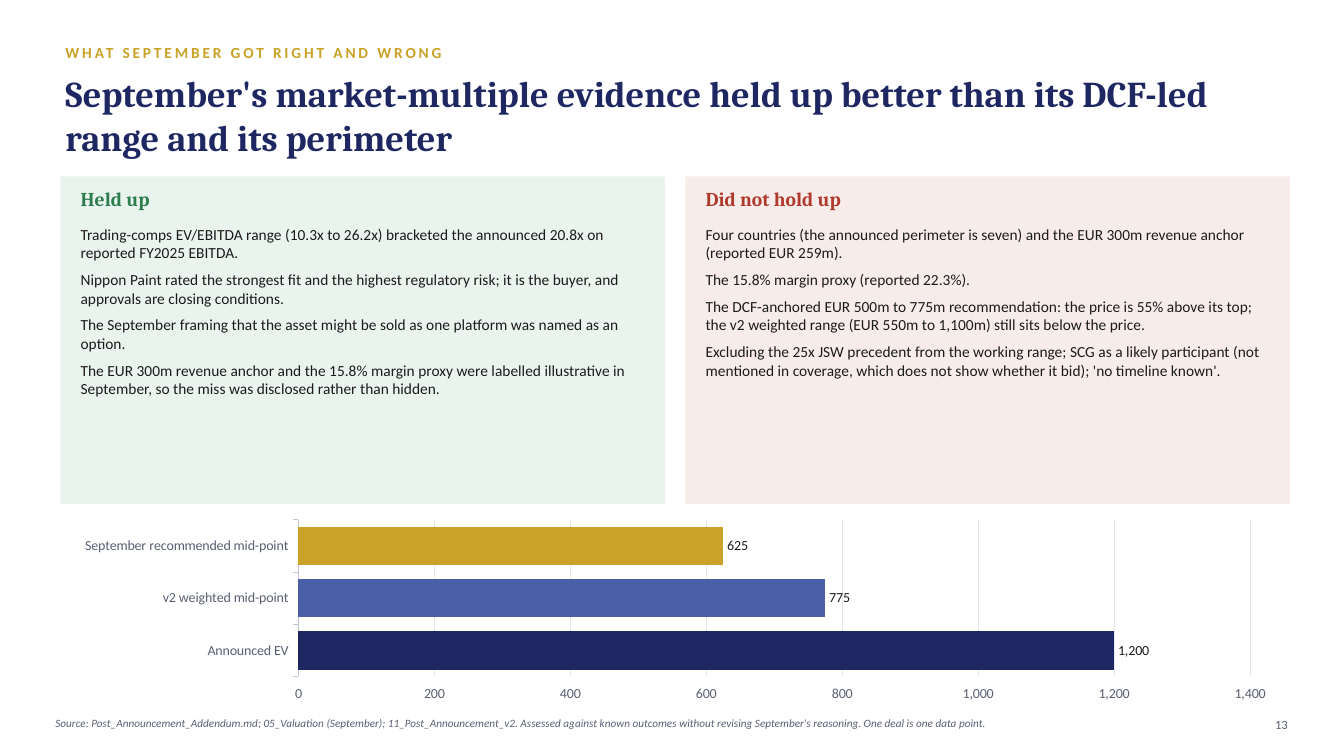
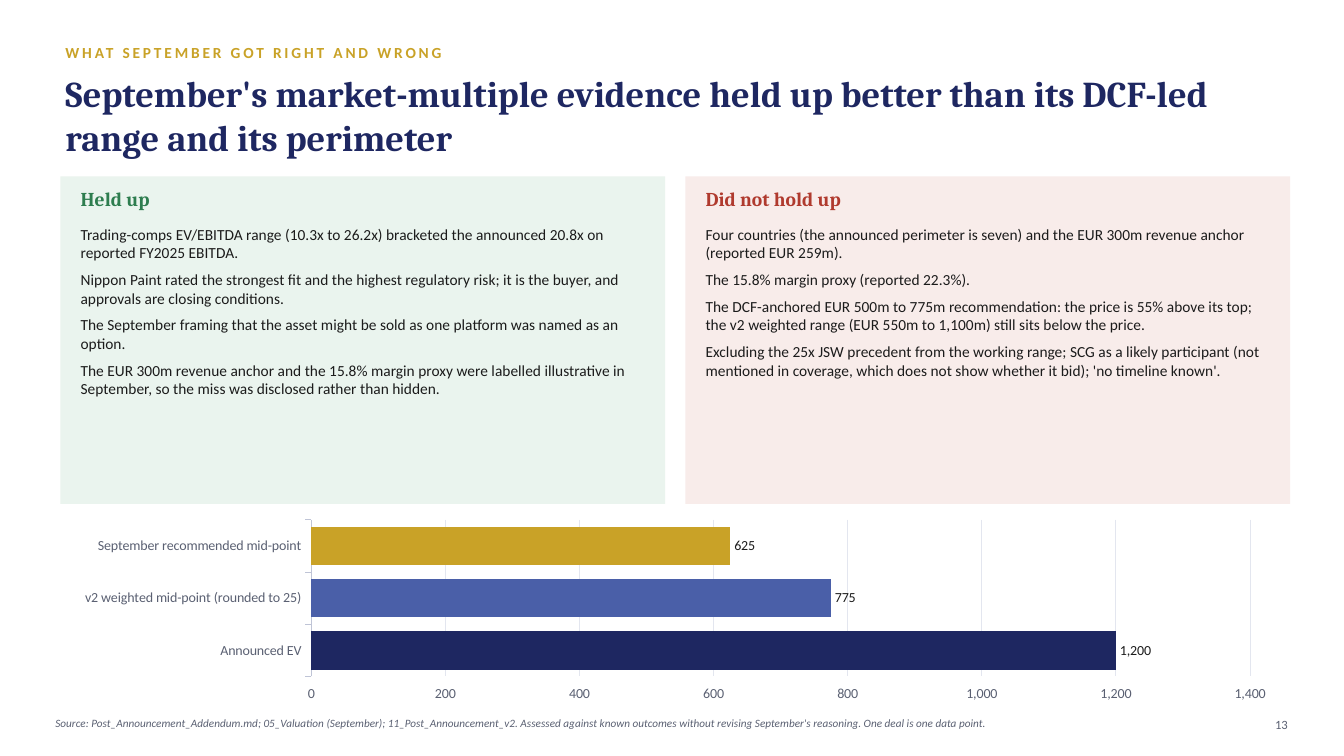
Before and after one commit to swapnilpatil8103-cell/akzonobel-project-southeast-asia-case-study, a slide deck: slide 13 of 11_Post_Announcement_v2/Project_Southeast_Asia_v2_Transaction_Review.pptx. Drawn at 1344x756 pixels with LibreOffice and Linux fonts; fonts in the diff are those of the drawing. Boxes give left, top, right and bottom in pixels: in the first picture for what was removed or moved away, otherwise in the second. Text is boxed around its words. In the diff, an @@ line names an element or a change of style, - is before the commit and + after.

```diff
--- a/11_Post_Announcement_v2/Project_Southeast_Asia_v2_Transaction_Review.pptx
+++ b/11_Post_Announcement_v2/Project_Southeast_Asia_v2_Transaction_Review.pptx
@@ bar chart at (60,514,1291,706) @@
-categories: September recommended mid-point, v2 weighted mid-point, Announced EV
+categories: September recommended mid-point, v2 weighted mid-point (rounded to 25), Announced EV
```
Also in this commit, not shown: 2 other slides changed, 5 other files.
